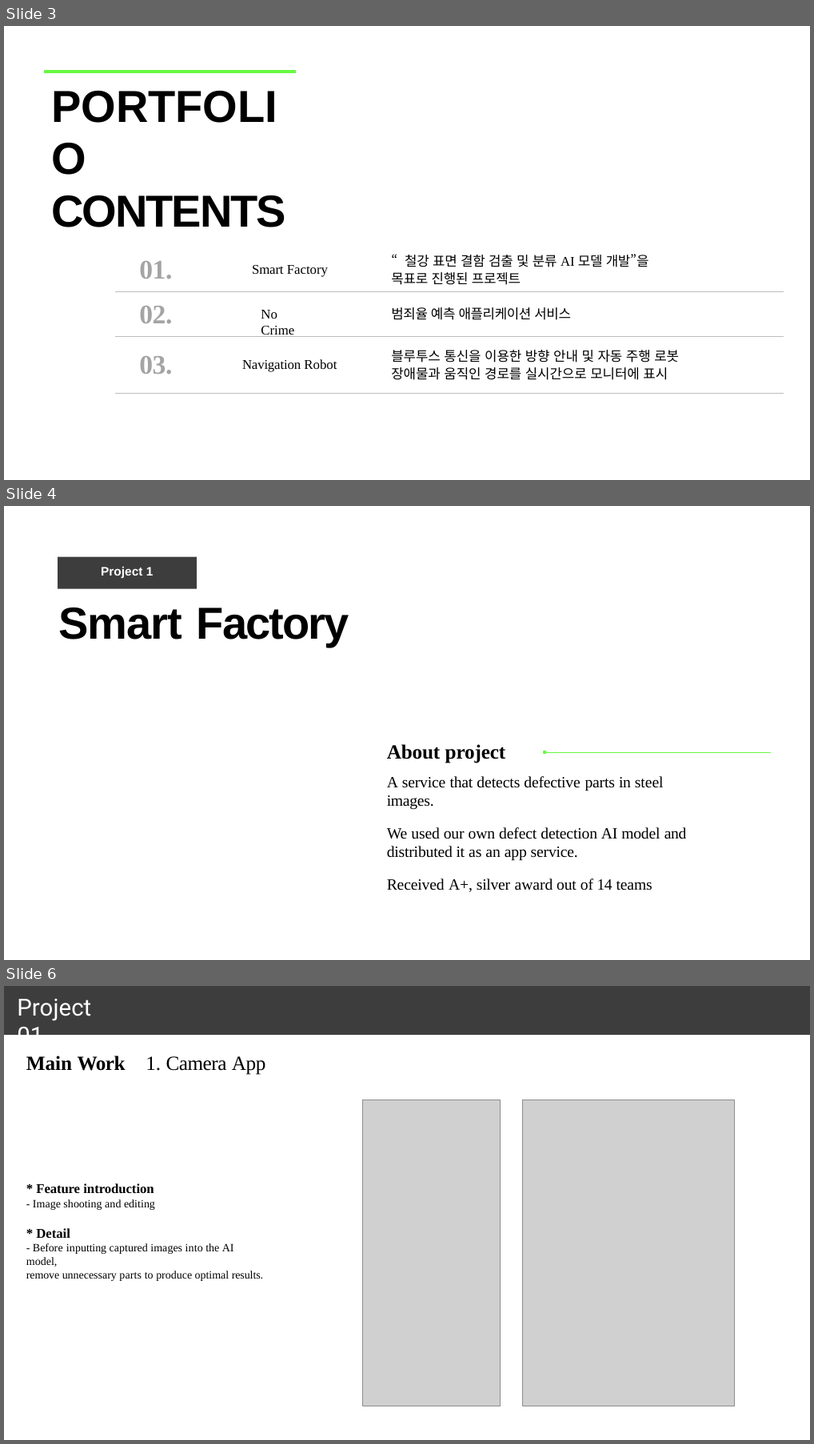
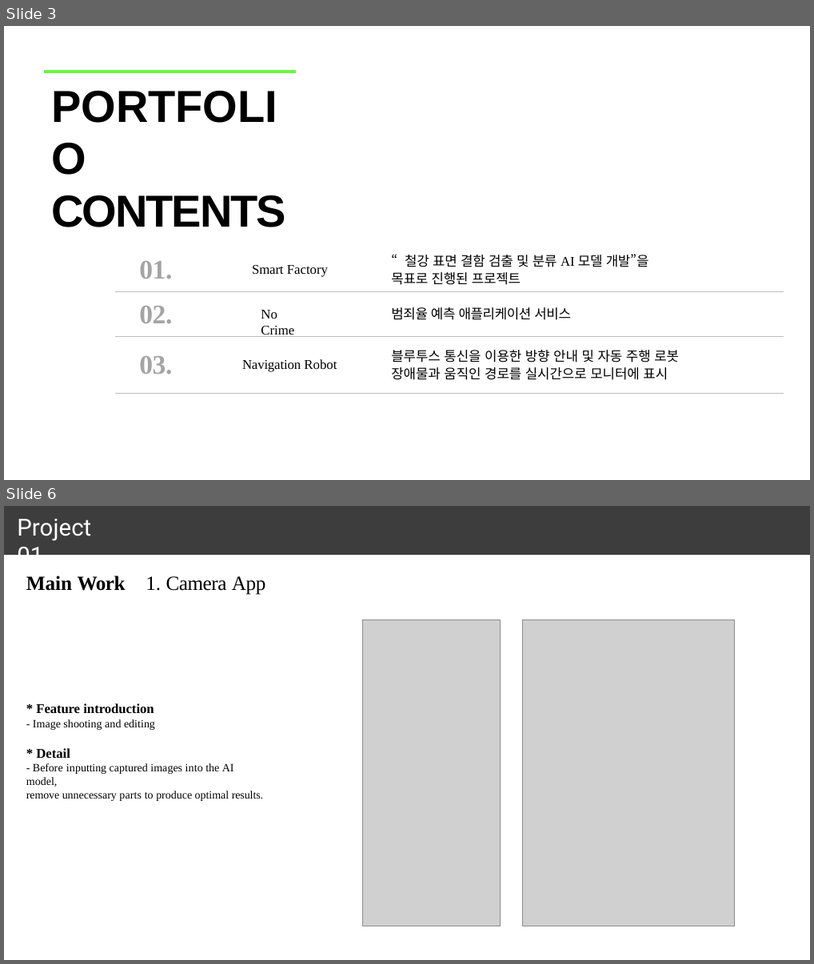
Before and after one commit to June222/June222.github.io, a slide deck: porfolio_kangjunwoo-010-5495-4551.pptx. Shown one above the other, each under a label of ours: slides 3, 4 and 6 before the commit, slides 3 and 6 after it; the slides between them are not shown. The pictures are 814x1444 and 814x964 pixels, drawn with LibreOffice and Linux fonts; fonts in the diff are those of the drawing; grey boxes stand for pictures. Boxes give left, top, right and bottom in pixels: in the first picture for what was removed or moved away, otherwise in the second. Text is boxed around its words. In the diff, an @@ line names an element or a change of style, - is before the commit and + after.

Commit message:
style: smart factory 설명 수정

```diff
--- a/porfolio_kangjunwoo-010-5495-4551.pptx
+++ b/porfolio_kangjunwoo-010-5495-4551.pptx
@@ slide 4 removed at box(4, 506, 810, 960), background #FFFFFF @@
@@ rectangle removed at box(58, 557, 197, 589) @@
-Project 1
@@ title removed at box(59, 608, 350, 648) @@
-Smart Factory
@@ text removed at box(387, 744, 686, 892) @@
-About project
-A service that detects defective parts in steel images.
-We used our own defect detection AI model and
-distributed it as an app service.
-Received A+, silver award out of 14 teams
@@ freeform shape removed at box(543, 751, 546, 753) @@
@@ freeform shape removed at box(543, 751, 546, 753) @@
@@ freeform shape removed at box(546, 752, 771, 752) @@
```
Also in this commit, not shown: 1 slide changed, 1 slide added.
